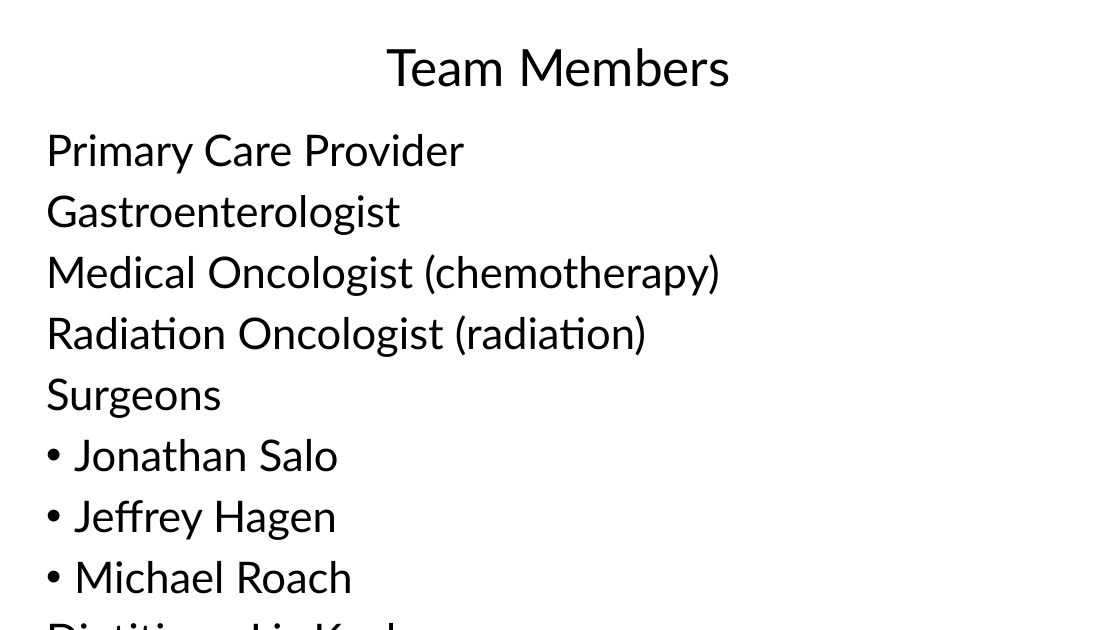
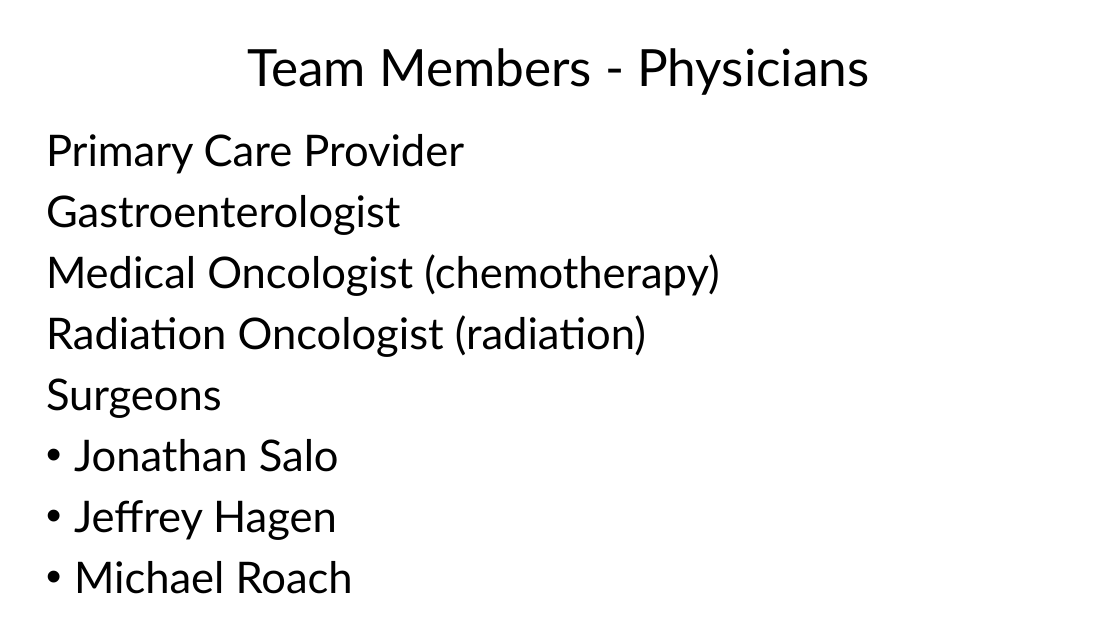
Before and after one commit to jcsalo/patient_education, a slide deck: slide 61 of lci_surgery.pptx (slide 59 before the commit). Drawn at 1120x630 pixels with LibreOffice and Linux fonts; fonts in the diff are those of the drawing. Boxes give left, top, right and bottom in pixels: in the first picture for what was removed or moved away, otherwise in the second. Text is boxed around its words. In the diff, an @@ line names an element or a change of style, - is before the commit and + after.

```diff
--- a/lci_surgery.pptx
+++ b/lci_surgery.pptx
@@ title at <box>247,48,869,95</box>: text changed @@
-Team Members
+Team Members - Physicians
```
Also in this commit, not shown: 3 other slides changed, 3 slides added, 59 other files.
